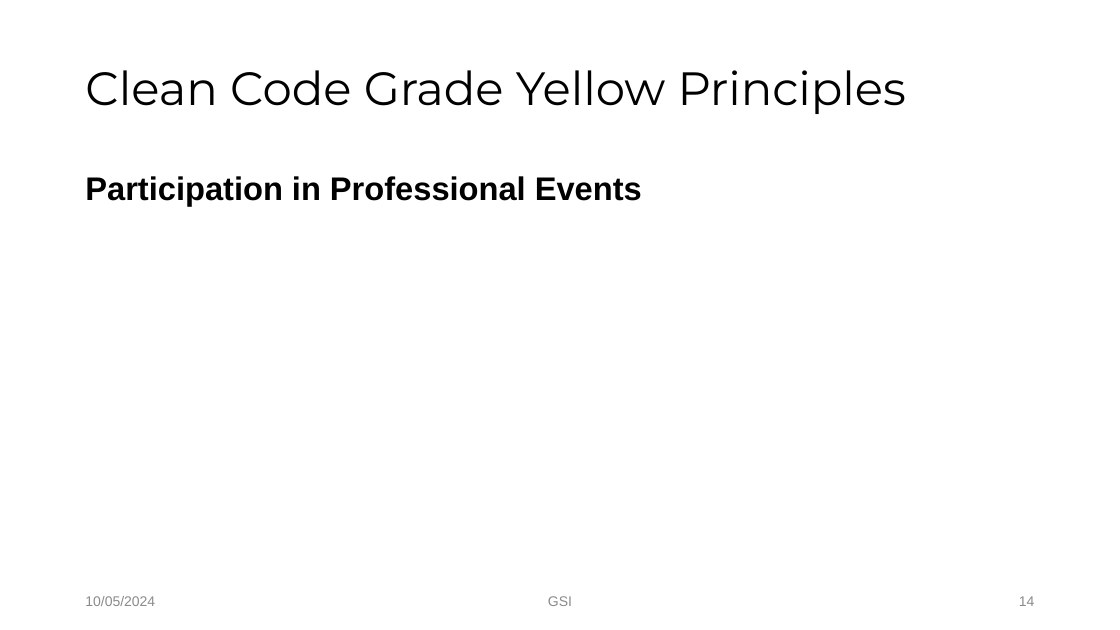
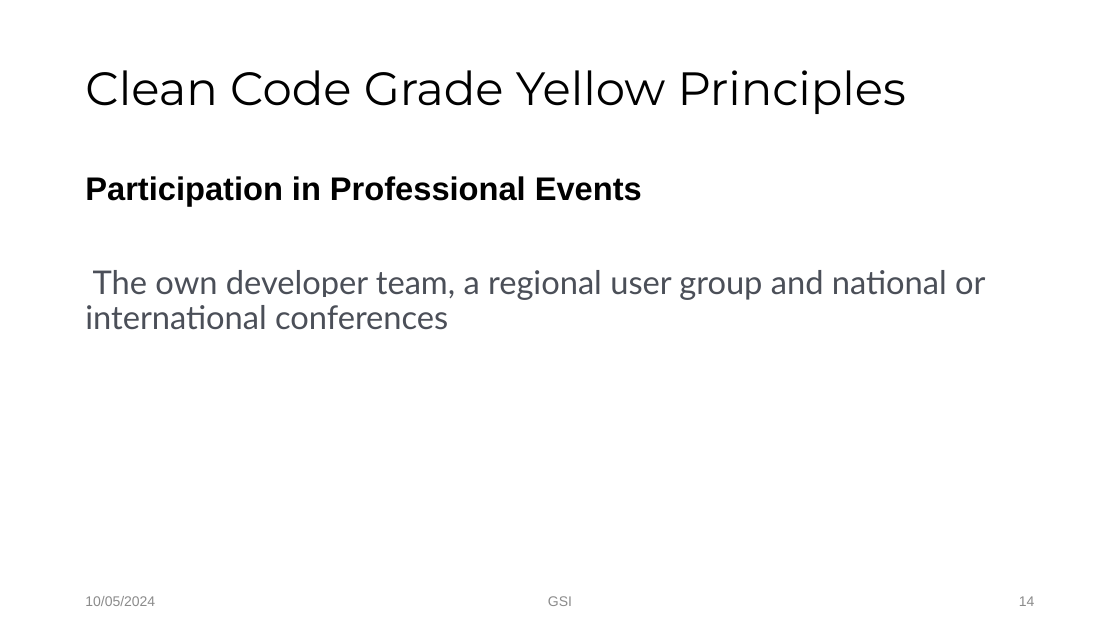
Before and after one commit to Tuyen92/my_bag, a slide deck: slide 14 of yellow.pptx. Drawn at 1120x630 pixels with LibreOffice and Linux fonts; fonts in the diff are those of the drawing; background and template pictures are left out. Boxes give left, top, right and bottom in pixels: in the first picture for what was removed or moved away, otherwise in the second. Text is boxed around its words. In the diff, an @@ line names an element or a change of style, - is before the commit and + after.

```diff
--- a/yellow.pptx
+++ b/yellow.pptx
@@ text at [85, 270, 985, 330]: paragraph added @@
+The own developer team, a regional user group and national or international conferences
```
Also in this commit, not shown: 11 other slides changed, 1 other file.
